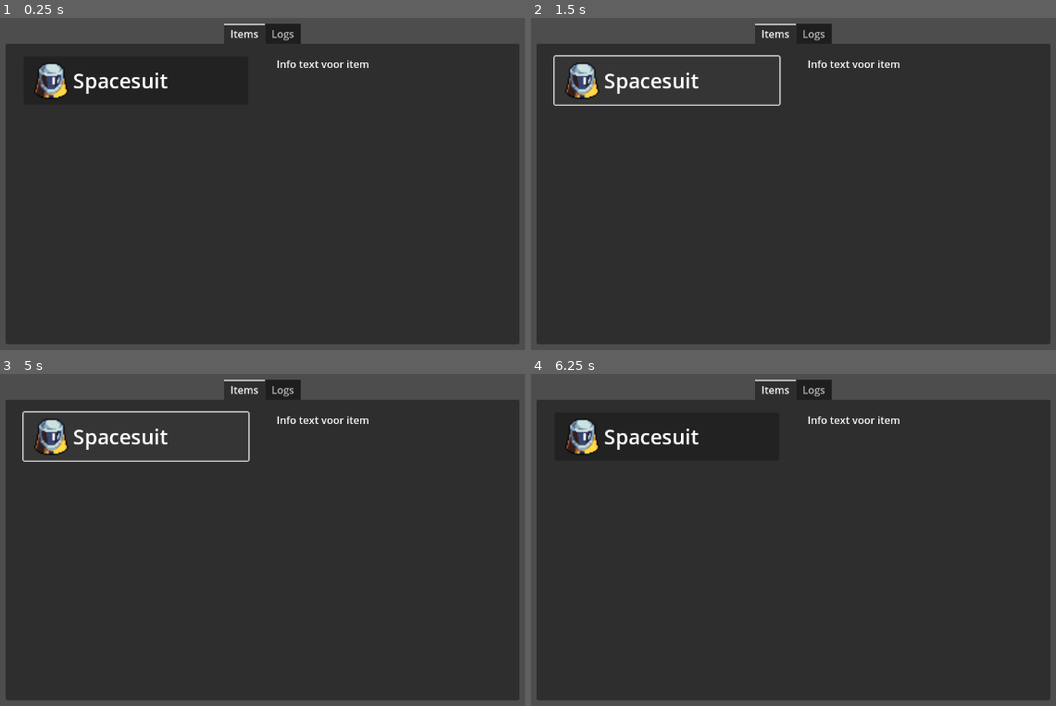
Above: before the commit, frames 1-4 (two rows, left to right).
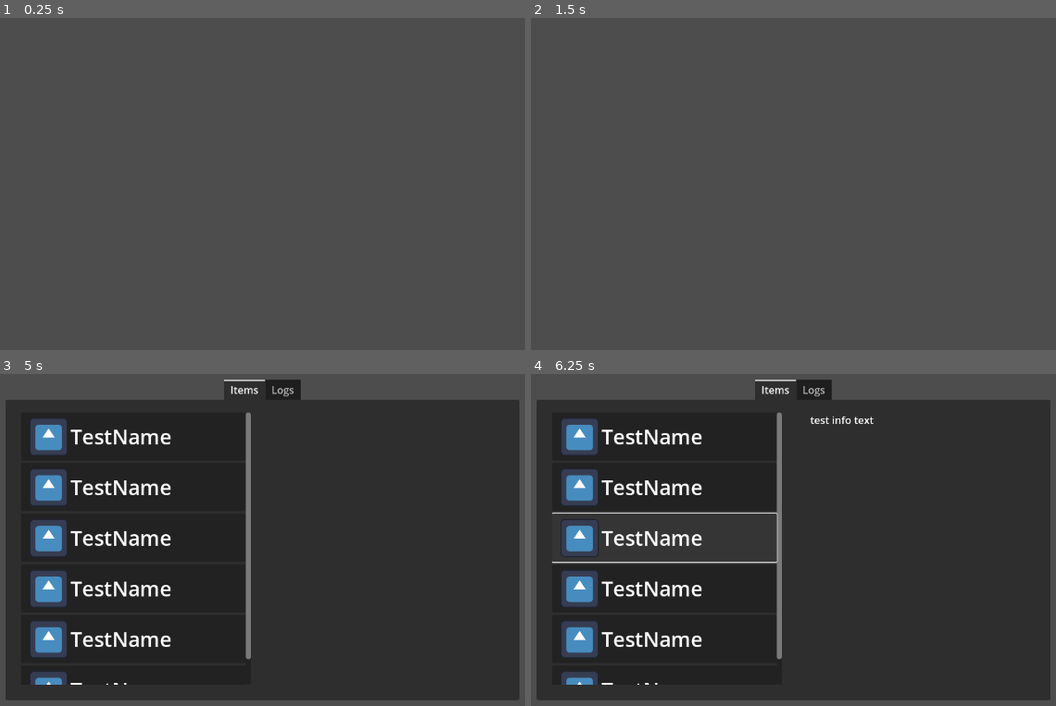
Above: after the commit, the same moments.

Repository: F-Yuksel/I2VGM-assignment3
Game: Godot game, scene res://Scenes/inventory.tscn
Two runs of this game, one before a commit and one after it. Both use one fixed random seed, a clock stepped at 60 frames per second and the inputs below. The project has no main scene, so this scene is started directly. The engine's default icon, where the game draws it, is replaced by a stand-in: a white triangle on a blue panel in a dark square.
Inputs (mouse positions are in pixels of both pictures, inside the frame that each line leads up to):
- Up to frame 1 (0.25 s): no input
- Up to frame 2 (1.5 s): click (667, 81) at 0.52 s; tap Enter at 1.25 s; hold D (Right) from 1.28 s (still down)
- Up to frame 3 (5 s): tap Space (Jump) at 1.52, 2, 2.27, 3.5, 3.77, 4.52 s; tap Enter at 2.75, 4.25 s; release D (Right) at 2.78 s; hold A (Left) 2.78-3.53 s; hold D (Right) from 3.53 s (still down); tap I (Inventory) at 4.9 s
- Up to frame 4 (6.25 s): release D (Right) at 5 s; click (662, 486) at 5.02 s; click (662, 536) at 5.77 s

The runs differ from the first frame. In frame 1, 89% of the frame differs, in the area x 1-99%, y 1-99%; in frame 2, 84%; in frame 3, 7.5%; in frame 4, 7.5%.

Commit message:
added functioning inventory system

Diff:
--- a/itvgm-a3/Scenes/inventory.tscn
+++ b/itvgm-a3/Scenes/inventory.tscn
@@ -1,7 +1,8 @@
-[gd_scene load_steps=3 format=3 uid="uid://cp3m57nw2v7ih"]
+[gd_scene load_steps=4 format=3 uid="uid://cp3m57nw2v7ih"]
 
 [ext_resource type="Script" path="res://Scripts/inventory.gd" id="1_gpilc"]
-[ext_resource type="PackedScene" uid="uid://mrjdsa0eh06j" path="res://Scenes/inventory_slot.tscn" id="2_1r3l8"]
+[ext_resource type="Texture2D" uid="uid://bcyu5yq4ethn" path="res://icon.svg" id="3_8gdbg"]
+[ext_resource type="Script" path="res://Scripts/item.gd" id="3_us358"]
 
 [node name="Inventory" type="Control"]
 layout_mode = 3
@@ -38,38 +39,192 @@
 anchors_preset = 5
 anchor_left = 0.5
 anchor_right = 0.5
+offset_left = -396.0
+offset_right = 396.0
+offset_bottom = 465.0
+grow_horizontal = 2
+
+[node name="MarginContainer2" type="MarginContainer" parent="TabContainer/Items/HBoxContainer"]
+layout_mode = 2
+theme_override_constants/margin_left = 20
+theme_override_constants/margin_top = 20
+theme_override_constants/margin_right = 20
+theme_override_constants/margin_bottom = 20
+
+[node name="ScrollContainer" type="ScrollContainer" parent="TabContainer/Items/HBoxContainer/MarginContainer2"]
+custom_minimum_size = Vector2(350, 425)
+layout_mode = 2
+horizontal_scroll_mode = 0
+
+[node name="SlotContainer" type="VBoxContainer" parent="TabContainer/Items/HBoxContainer/MarginContainer2/ScrollContainer"]
+custom_minimum_size = Vector2(350, 425)
+layout_mode = 2
+
+[node name="MarginContainer" type="MarginContainer" parent="TabContainer/Items/HBoxContainer"]
+layout_mode = 2
+theme_override_constants/margin_left = 20
+theme_override_constants/margin_top = 20
+theme_override_constants/margin_right = 20
+theme_override_constants/margin_bottom = 20
+
+[node name="RichTextLabel" type="RichTextLabel" parent="TabContainer/Items/HBoxContainer/MarginContainer"]
+custom_minimum_size = Vector2(350, 425)
+layout_mode = 2
+
+[node name="Logs" type="TabBar" parent="TabContainer"]
+visible = false
+layout_mode = 2
+tab_alignment = 1
+metadata/_tab_index = 1
+
+[node name="HBoxContainer" type="HBoxContainer" parent="TabContainer/Logs"]
+layout_mode = 1
+anchors_preset = 5
+anchor_left = 0.5
+anchor_right = 0.5
 offset_left = -392.0
 offset_right = 392.0
-offset_bottom = 390.0
-grow_horizontal = 2
-
-[node name="MarginContainer2" type="MarginContainer" parent="TabContainer/Items/HBoxContainer"]
-layout_mode = 2
-theme_override_constants/margin_left = 20
-theme_override_constants/margin_top = 20
-theme_override_constants/margin_right = 20
-theme_override_constants/margin_bottom = 20
-
-[node name="SlotContainer" type="GridContainer" parent="TabContainer/Items/HBoxContainer/MarginContainer2"]
-layout_mode = 2
-
-[node name="InventorySlot" parent="TabContainer/Items/HBoxContainer/MarginContainer2/SlotContainer" instance=ExtResource("2_1r3l8")]
-layout_mode = 2
-
-[node name="MarginContainer" type="MarginContainer" parent="TabContainer/Items/HBoxContainer"]
-layout_mode = 2
-theme_override_constants/margin_left = 20
-theme_override_constants/margin_top = 20
-theme_override_constants/margin_right = 20
-theme_override_constants/margin_bottom = 20
-
-[node name="RichTextLabel" type="RichTextLabel" parent="TabContainer/Items/HBoxContainer/MarginContainer"]
-custom_minimum_size = Vector2(350, 350)
-layout_mode = 2
-text = "Info text voor item"
-
-[node name="Logs" type="TabBar" parent="TabContainer"]
-visible = false
-layout_mode = 2
-tab_alignment = 1
-metadata/_tab_index = 1
+offset_bottom = 450.0
+grow_horizontal = 2
+
+[node name="MarginContainer2" type="MarginContainer" parent="TabContainer/Logs/HBoxContainer"]
+layout_mode = 2
+theme_override_constants/margin_left = 20
+theme_override_constants/margin_top = 20
+theme_override_constants/margin_right = 20
+theme_override_constants/margin_bottom = 20
+
+[node name="ScrollContainer" type="ScrollContainer" parent="TabContainer/Logs/HBoxContainer/MarginContainer2"]
+custom_minimum_size = Vector2(350, 425)
+layout_mode = 2
+horizontal_scroll_mode = 0
+
+[node name="SlotContainer" type="VBoxContainer" parent="TabContainer/Logs/HBoxContainer/MarginContainer2/ScrollContainer"]
+custom_minimum_size = Vector2(350, 425)
+layout_mode = 2
+
+[node name="MarginContainer" type="MarginContainer" parent="TabContainer/Logs/HBoxContainer"]
+layout_mode = 2
+theme_override_constants/margin_left = 20
+theme_override_constants/margin_top = 20
+theme_override_constants/margin_right = 20
+theme_override_constants/margin_bottom = 20
+
+[node name="RichTextLabel" type="RichTextLabel" parent="TabContainer/Logs/HBoxContainer/MarginContainer"]
+custom_minimum_size = Vector2(350, 425)
+layout_mode = 2
+
+[node name="StarterItems" type="Node" parent="."]
+
+[node name="Item1" type="Node" parent="StarterItems"]
+script = ExtResource("3_us358")
+item_name = "TestName"
+icon = ExtResource("3_8gdbg")
+info_text = "test info text"
+
+[node name="Item3" type="Node" parent="StarterItems"]
+script = ExtResource("3_us358")
+item_name = "TestName"
+icon = ExtResource("3_8gdbg")
+info_text = "test info text"
+
+[node name="Item4" type="Node" parent="StarterItems"]
+script = ExtResource("3_us358")
+item_name = "TestName"
+icon = ExtResource("3_8gdbg")
+info_text = "test info text"
+
+[node name="Item5" type="Node" parent="StarterItems"]
+script = ExtResource("3_us358")
+item_name = "TestName"
+icon = ExtResource("3_8gdbg")
+info_text = "test info text"
+
+[node name="Item6" type="Node" parent="StarterItems"]
+script = ExtResource("3_us358")
+item_name = "TestName"
+icon = ExtResource("3_8gdbg")
+info_text = "test info text"
+
+[node name="Item7" type="Node" parent="StarterItems"]
+script = ExtResource("3_us358")
+item_name = "TestName"
+icon = ExtResource("3_8gdbg")
+info_text = "test info text"
+
+[node name="Item2" type="Node" parent="StarterItems"]
+script = ExtResource("3_us358")
+item_name = "TestName2"
+is_log = true
+icon = ExtResource("3_8gdbg")
+info_text = "test info text"
+
+[node name="Item8" type="Node" parent="StarterItems"]
+script = ExtResource("3_us358")
+item_name = "TestName2"
+is_log = true
+icon = ExtResource("3_8gdbg")
+info_text = "test info text"
+
+[node name="Item9" type="Node" parent="StarterItems"]
+script = ExtResource("3_us358")
+item_name = "TestName2"
+is_log = true
+icon = ExtResource("3_8gdbg")
+info_text = "test info text"
+
+[node name="Item10" type="Node" parent="StarterItems"]
+script = ExtResource("3_us358")
+item_name = "TestName2"
+is_log = true
+icon = ExtResource("3_8gdbg")
+info_text = "test info text"
+
+[node name="Item11" type="Node" parent="StarterItems"]
+script = ExtResource("3_us358")
+item_name = "TestName2"
+is_log = true
+icon = ExtResource("3_8gdbg")
+info_text = "test info text"
+
+[node name="Item12" type="Node" parent="StarterItems"]
+script = ExtResource("3_us358")
+item_name = "TestName2"
+is_log = true
+icon = ExtResource("3_8gdbg")
+info_text = "test info text"
+
+[node name="Item13" type="Node" parent="StarterItems"]
+script = ExtResource("3_us358")
+item_name = "TestName2"
+is_log = true
+icon = ExtResource("3_8gdbg")
+info_text = "test info text"
+
+[node name="Item14" type="Node" parent="StarterItems"]
+script = ExtResource("3_us358")
+item_name = "TestName2"
+is_log = true
+icon = ExtResource("3_8gdbg")
+info_text = "test info text"
+
+[node name="Item15" type="Node" parent="StarterItems"]
+script = ExtResource("3_us358")
+item_name = "TestName2"
+is_log = true
+icon = ExtResource("3_8gdbg")
+info_text = "test info text"
+
+[node name="Item16" type="Node" parent="StarterItems"]
+script = ExtResource("3_us358")
+item_name = "TestName2"
+is_log = true
+icon = ExtResource("3_8gdbg")
+info_text = "test info text"
+
+[node name="Item17" type="Node" parent="StarterItems"]
+script = ExtResource("3_us358")
+item_name = "TestName2"
+is_log = true
+icon = ExtResource("3_8gdbg")
+info_text = "test info text"
--- a/itvgm-a3/Scenes/inventory_slot.tscn
+++ b/itvgm-a3/Scenes/inventory_slot.tscn
@@ -35,3 +35,5 @@
 layout_mode = 2
 text = "Spacesuit"
 label_settings = SubResource("LabelSettings_x0osb")
+
+[connection signal="pressed" from="." to="." method="_on_pressed"]
--- a/itvgm-a3/Scripts/inventory.gd
+++ b/itvgm-a3/Scripts/inventory.gd
@@ -1,11 +1,66 @@
 extends Control
 
-
+var slots = []
+@onready var window = get_node("TabContainer")
+@onready var log_info_text : RichTextLabel = get_node("TabContainer/Logs/HBoxContainer/MarginContainer/RichTextLabel")
+@onready var item_info_text : RichTextLabel = get_node("TabContainer/Items/HBoxContainer/MarginContainer/RichTextLabel")
+@onready var starter_items : Node = get_node("StarterItems")
 # Called when the node enters the scene tree for the first time.
 func _ready() -> void:
-	pass # Replace with function body.
+	_toggle_window(false)
 
+	log_info_text.text = ""
+	item_info_text.text = ""
+
+	# add all starter items and logs to their corresponding inventory
+	for child in starter_items.get_children():
+		add_item(child)
 
 # Called every frame. 'delta' is the elapsed time since the previous frame.
 func _process(delta: float) -> void:
+	if Input.is_action_just_pressed("Inventory"):
+		_toggle_window(!window.visible)
+
+func _toggle_window(open: bool):
+	window.visible = open
+
+	if open:
+		Input.mouse_mode = Input.MOUSE_MODE_VISIBLE
+	else:
+		Input.mouse_mode = Input.MOUSE_MODE_CAPTURED
+
+func on_give_player_item(item):
 	pass
+
+func add_item(item):
+	var slot = get_slot_to_add(item)
+	slot.set_item(item)
+	slot.inventory = self
+
+func remove_item(item):
+	if item.is_log:
+		for child in get_node("TabContainer/Logs/HBoxContainer/MarginContainer2/ScrollContainer/SlotContainer").get_children():
+			if child.item_name == item.item_name:
+				child.queue_free()
+	else:
+		for child in get_node("TabContainer/Items/HBoxContainer/MarginContainer2/ScrollContainer/SlotContainer").get_children():
+			if child.item_name == item.item_name:
+				child.queue_free()
+
+func get_slot_to_add(item):
+	if item.is_log:
+		var new_slot = load("res://Scenes/inventory_slot.tscn").instantiate()
+		get_node("TabContainer/Logs/HBoxContainer/MarginContainer2/ScrollContainer/SlotContainer").add_child(new_slot)
+		slots.append(new_slot)
+		return new_slot
+	else:
+		var new_slot = load("res://Scenes/inventory_slot.tscn").instantiate()
+		get_node("TabContainer/Items/HBoxContainer/MarginContainer2/ScrollContainer/SlotContainer").add_child(new_slot)
+		slots.append(new_slot)
+		return new_slot
+
+func _set_info(is_log, text):
+	if is_log:
+		log_info_text.text = text
+	else:
+		item_info_text.text = text
--- a/itvgm-a3/Scripts/inventory_slot.gd
+++ b/itvgm-a3/Scripts/inventory_slot.gd
@@ -1,4 +1,11 @@
 extends Button
+
+@onready var icon_ : TextureRect = get_node("HBoxContainer/Icon")
+@onready var label : Label = get_node("HBoxContainer/Label")
+var info_text : String
+var inventory
+var is_log : bool
+var item_name : String
 
 
 # Called when the node enters the scene tree for the first time.
@@ -9,3 +16,14 @@
 # Called every frame. 'delta' is the elapsed time since the previous frame.
 func _process(delta: float) -> void:
 	pass
+
+
+func set_item(item):
+	item_name = item.item_name
+	is_log = item.is_log
+	info_text = item.info_text
+	icon_.texture = item.icon
+	label.text = item.item_name
+
+func _on_pressed() -> void:
+	inventory._set_info(is_log, info_text)
--- /dev/null
+++ b/itvgm-a3/Scripts/item.gd
@@ -0,0 +1,6 @@
+extends Node
+
+@export var item_name : String
+@export var is_log : bool
+@export var icon : Resource
+@export var info_text : String
